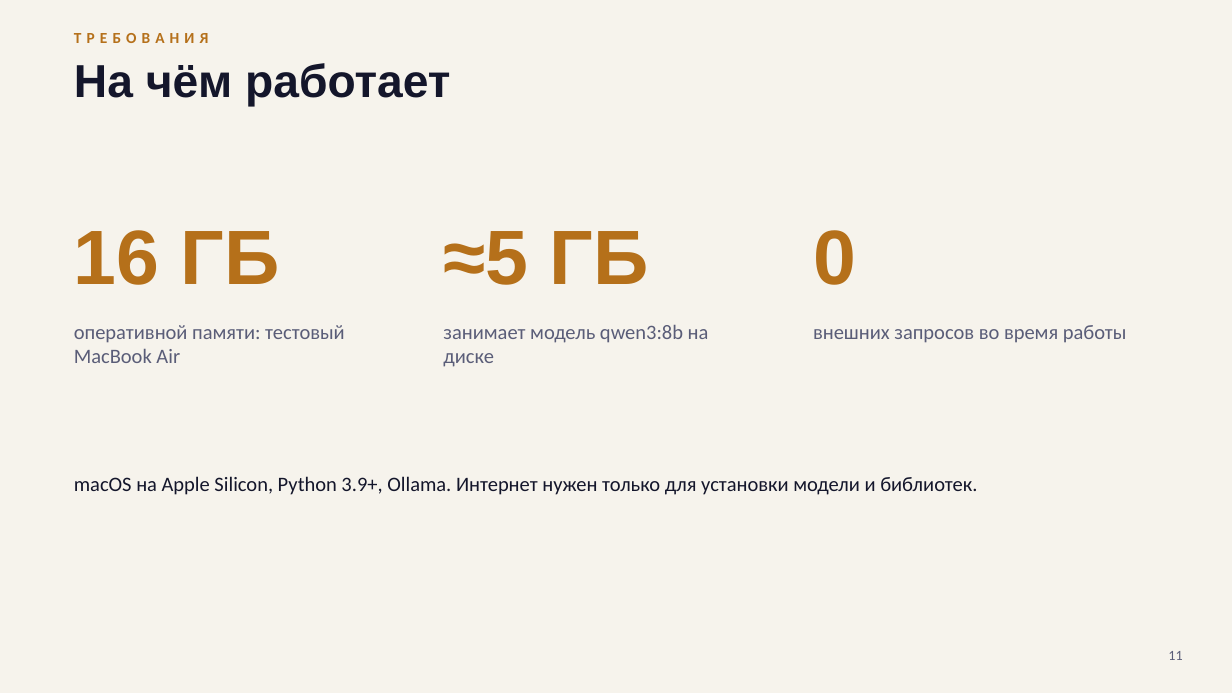
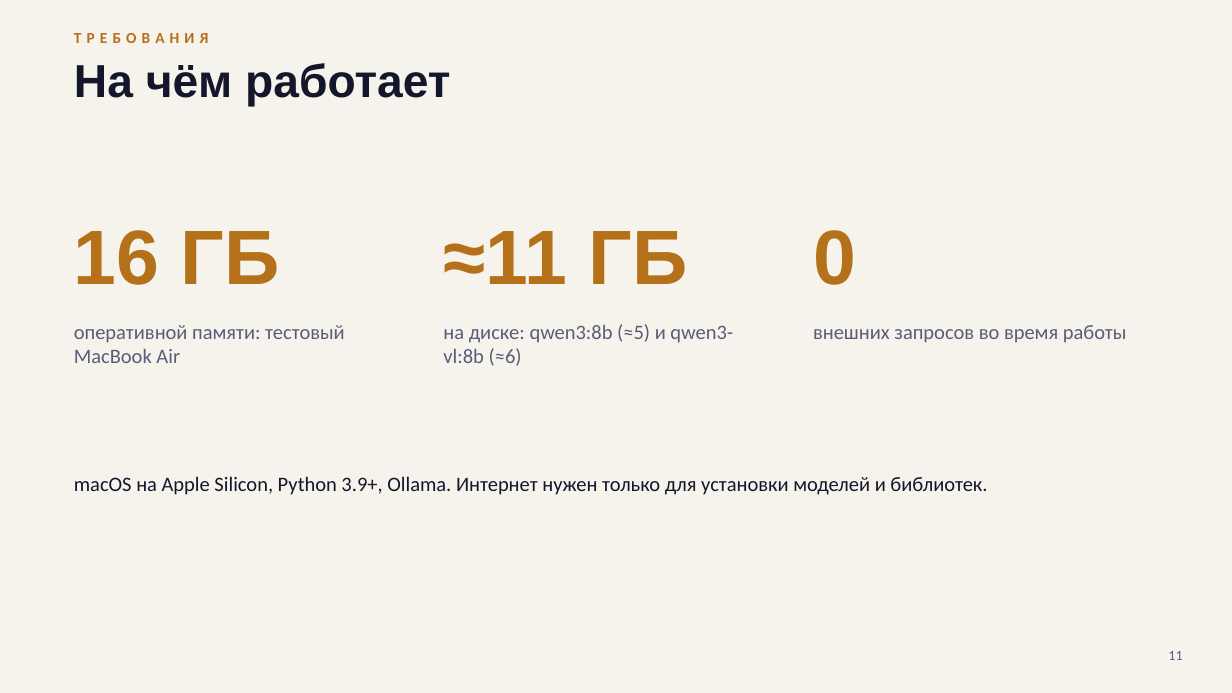
Before and after one commit to surnova2703/lumelle, a slide deck: slide 11 of docs/Lumo_AI_tech_RU.pptx. Drawn at 1232x693 pixels with LibreOffice and Linux fonts; fonts in the diff are those of the drawing. Boxes give left, top, right and bottom in pixels: in the first picture for what was removed or moved away, otherwise in the second. Text is boxed around its words. In the diff, an @@ line names an element or a change of style, - is before the commit and + after.

```diff
--- a/docs/Lumo_AI_tech_RU.pptx
+++ b/docs/Lumo_AI_tech_RU.pptx
@@ text at (443, 231, 687, 284): text changed @@
-≈5 ГБ
+≈11 ГБ
@@ text at (443, 324, 733, 366): text changed @@
-занимает модель qwen3:8b на диске
+на диске: qwen3:8b (≈5) и qwen3-vl:8b (≈6)
@@ text at (74, 476, 987, 495): text changed @@
-macOS на Apple Silicon, Python 3.9+, Ollama. Интернет нужен только для установки модели и библиотек.
+macOS на Apple Silicon, Python 3.9+, Ollama. Интернет нужен только для установки моделей и библиотек.
```
Also in this commit, not shown: 9 other slides changed, 38 other files.
